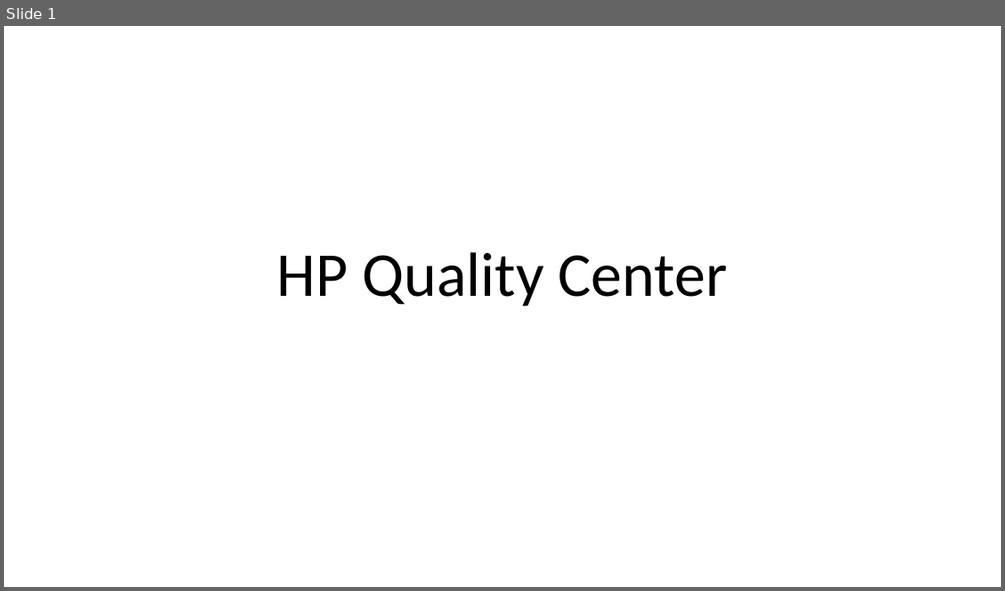
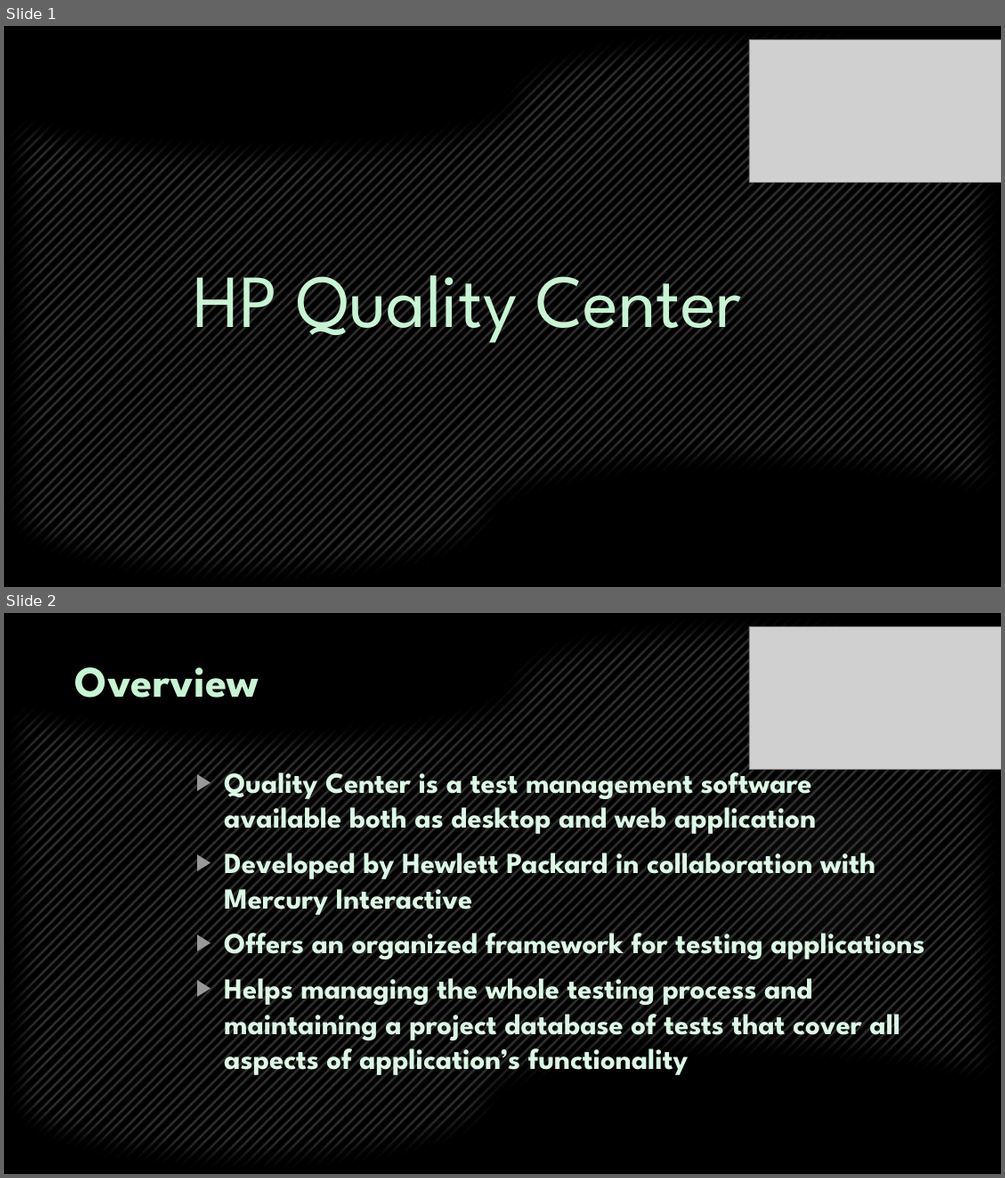
Before and after one commit to Team-Griffin-SQA-2015/Presentation-Preparations, a slide deck: 04. TestCaseManagementSystem defense - 27.11.15/HP Quality Center.pptx. Shown one above the other, each under a label of ours: slide 1 before the commit, slides 1 and 2 after it. The pictures are 1005x591 and 1005x1178 pixels, drawn with LibreOffice and Linux fonts; fonts in the diff are those of the drawing; grey boxes stand for pictures; background and template pictures are left out. Boxes give left, top, right and bottom in pixels: in the first picture for what was removed or moved away, otherwise in the second. Text is boxed around its words. In the diff, an @@ line names an element or a change of style, - is before the commit and + after.

```diff
--- a/04. TestCaseManagementSystem defense - 27.11.15/HP Quality Center.pptx
+++ b/04. TestCaseManagementSystem defense - 27.11.15/HP Quality Center.pptx
@@ slide 2 added at (4, 613, 1001, 1174), background picture (left out); not listed: 2 template elements that a slide beside it also shows @@
@@ picture added at (749, 626, 1001, 770) @@
@@ title added at (75, 667, 259, 698), 42 pt, text #C7F5D4, bold @@
+Overview
@@ text added at (224, 763, 924, 1076), 28 pt, text #DBF9E5, bold @@
+▶ Quality Center is a test management software available both as desktop and web application
+▶ Developed by Hewlett Packard in collaboration with Mercury Interactive
+▶ Offers an organized framework for testing applications
+▶ Helps managing the whole testing process and maintaining a project database of tests that cover all aspects of application’s functionality
@@ slide 1 changed as well @@
@@ background #FFFFFF to picture (left out) @@
@@ flow chart punched tape added at (4, 26, 1001, 587), fill pattern #4D4D4D on #000000 @@
@@ picture added at (749, 39, 1001, 183) @@
@@ ellipse added at (708, 163, 938, 394), fill gradient #666666 @@
@@ title "HP Quality Center": place and size @@
-title "HP Quality Center" at (277, 252, 728, 306)
+title "HP Quality Center" at (193, 253, 742, 349)
@@ title "HP Quality Center" at (193, 253, 742, 349): size 60 to 72 pt, font Calibri to League Spartan, text colour #000000 to #C7F5D4; alignment centre to left; line spacing 0.9 to 1 @@
```
Also in this commit, not shown: 9 other slides changed, 1 slide removed.
